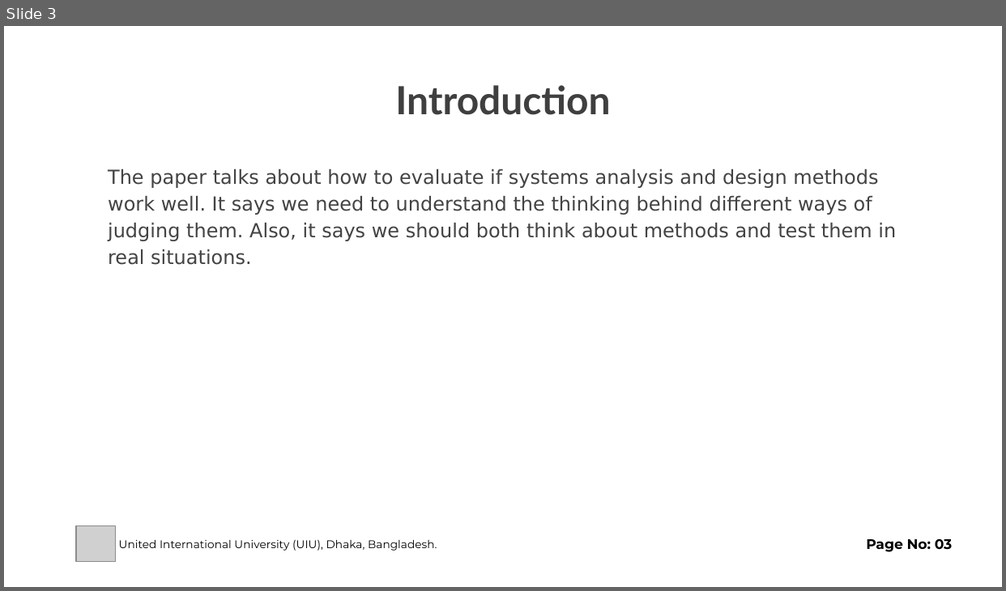
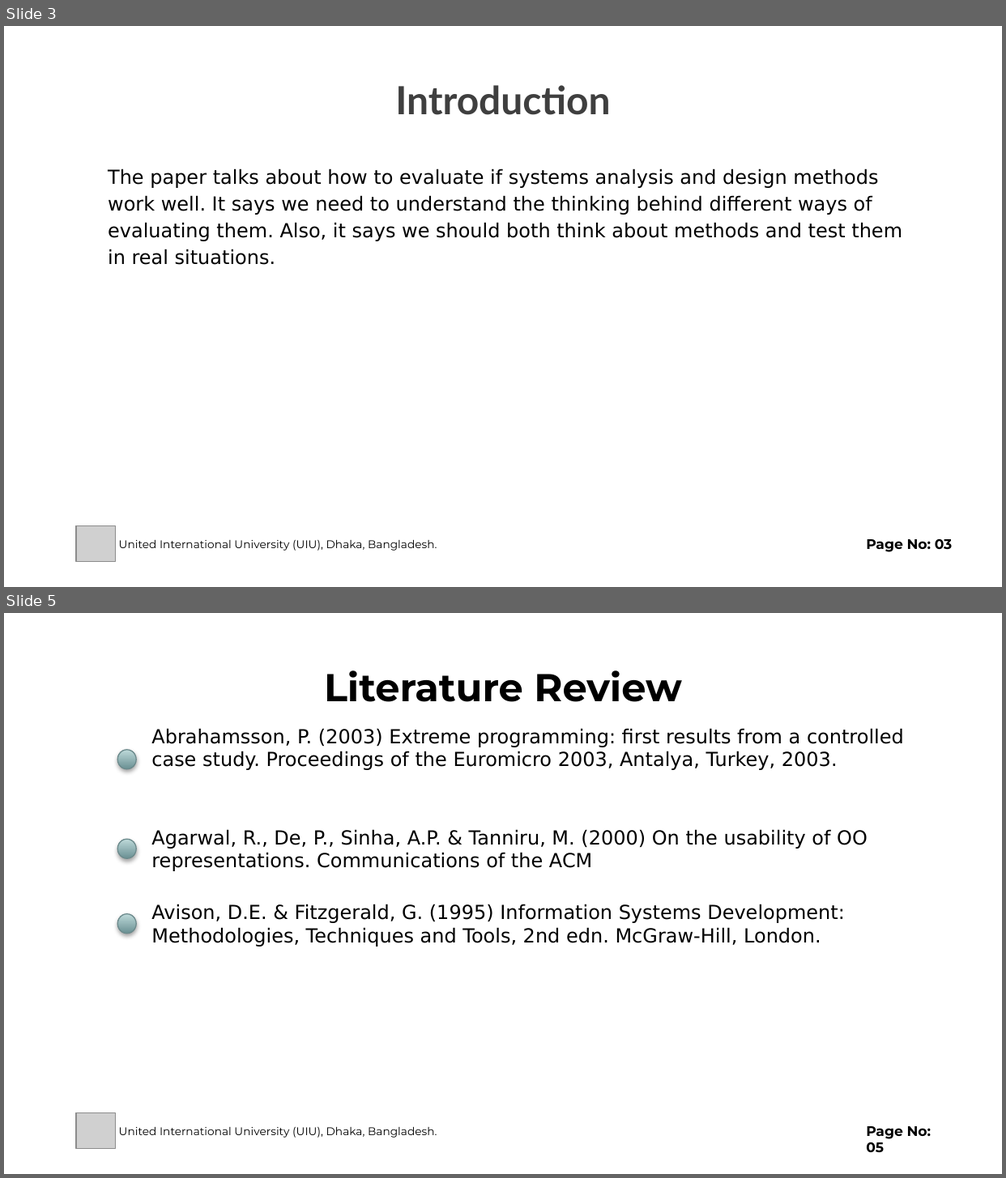
Before and after one commit to SifatNiloy/backups, a slide deck: Reacherch Paper Review.pptx. Shown one above the other, each under a label of ours: slide 3 before the commit, slides 3 and 5 after it; the slides between them are not shown. The pictures are 1006x591 and 1006x1178 pixels, drawn with LibreOffice and Linux fonts; fonts in the diff are those of the drawing; grey boxes stand for pictures. Boxes give left, top, right and bottom in pixels: in the first picture for what was removed or moved away, otherwise in the second. Text is boxed around its words. In the diff, an @@ line names an element or a change of style, - is before the commit and + after.

Commit message:
research paper slides

```diff
--- a/Reacherch Paper Review.pptx
+++ b/Reacherch Paper Review.pptx
@@ slide 5 added at (4, 613, 1002, 1174), background #FFFFFF @@
@@ text added at (324, 671, 682, 702), 28 pt, text #000000, bold @@
+Literature Review
@@ text added at (151, 728, 904, 770), 14 pt, text #000000 @@
+Abrahamsson, P. (2003) Extreme programming: first results from a controlled case study. Proceedings of the Euromicro 2003, Antalya, Turkey, 2003.
@@ ellipse added at (117, 750, 137, 769), fill gradient #6B9194 to #BED9DB, outline #6D8B8D 0.75 pt @@
@@ text added at (151, 829, 867, 871), 14 pt, text #000000 @@
+Agarwal, R., De, P., Sinha, A.P. & Tanniru, M. (2000) On the usability of OO representations. Communications of the ACM
@@ ellipse added at (117, 840, 137, 859), fill gradient #6B9194 to #BED9DB, outline #6D8B8D 0.75 pt @@
@@ text added at (151, 904, 845, 947), 14 pt, text #000000 @@
+Avison, D.E. & Fitzgerald, G. (1995) Information Systems Development: Methodologies, Techniques and Tools, 2nd edn. McGraw-Hill, London.
@@ ellipse added at (117, 914, 137, 935), fill gradient #6B9194 to #BED9DB, outline #6D8B8D 0.75 pt @@
@@ picture added at (76, 1113, 115, 1149) @@
@@ text added at (119, 1127, 437, 1138), 8 pt, text #000000 @@
+United International University (UIU), Dhaka, Bangladesh.
@@ text added at (866, 1127, 931, 1153), 10 pt, text #000000, bold @@
+Page No: 05
@@ slide 3 changed as well @@
@@ text at (108, 169, 902, 265): text changed; text colour #434343 to #000000 @@
-The paper talks about how to evaluate if systems analysis and design methods work well. It says we need to understand the thinking behind different ways of judging them. Also, it says we should both think about methods and test them in real situations.
+The paper talks about how to evaluate if systems analysis and design methods work well. It says we need to understand the thinking behind different ways of evaluating them. Also, it says we should both think about methods and test them in real situations.
```
Also in this commit, not shown: 10 other slides changed, 2 other slides added, 2 slides removed.
